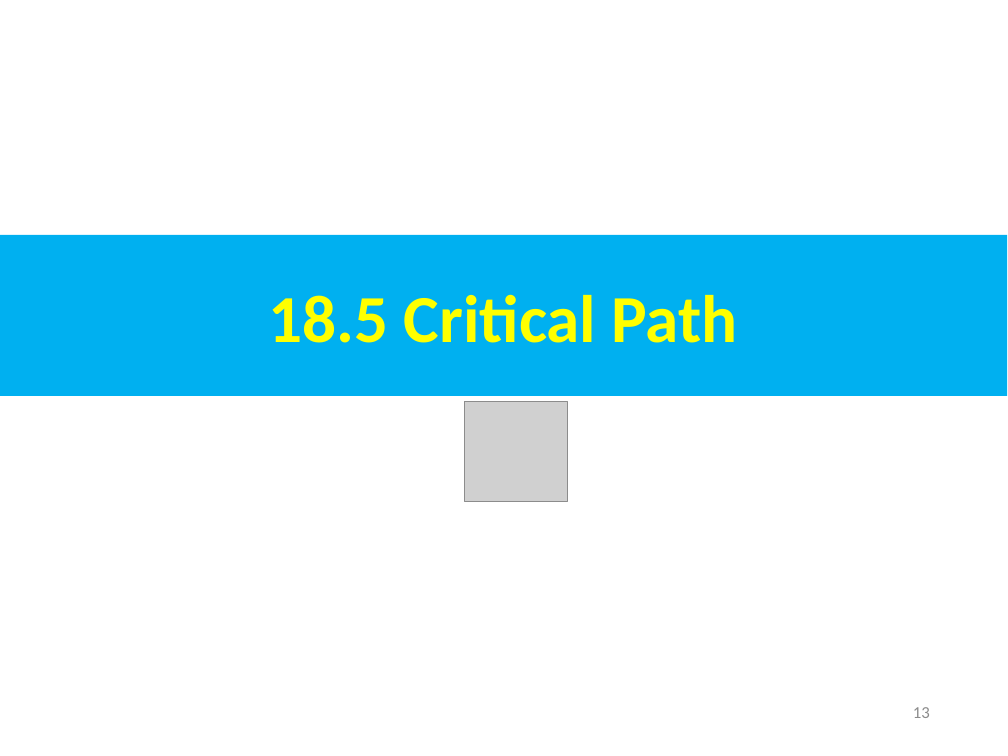
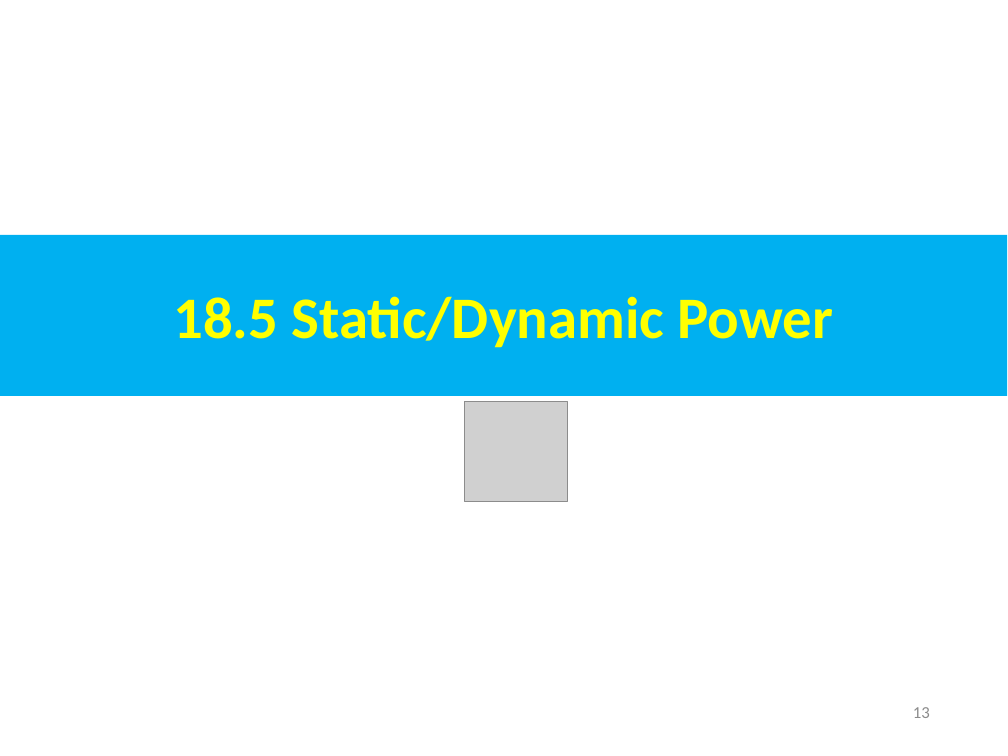
Before and after one commit to peterhchen/AIU_CS800_Chisel, a slide deck: slide 13 of 500_UCSC_HWD/019_DSE/000_Video/019.DSE.ppt. Drawn at 1008x756 pixels with LibreOffice and Linux fonts; fonts in the diff are those of the drawing; grey boxes stand for pictures. Boxes give left, top, right and bottom in pixels: in the first picture for what was removed or moved away, otherwise in the second. Text is boxed around its words. In the diff, an @@ line names an element or a change of style, - is before the commit and + after.

```diff
--- a/500_UCSC_HWD/019_DSE/000_Video/019.DSE.ppt
+++ b/500_UCSC_HWD/019_DSE/000_Video/019.DSE.ppt
@@ text in rectangle at [173,296,833,348]: text changed; size 48 to 42 pt @@
-18.5 Critical Path
+18.5 Static/Dynamic Power
```
Also in this commit, not shown: 10 other slides changed, 7 slides added, 28 slides removed.
